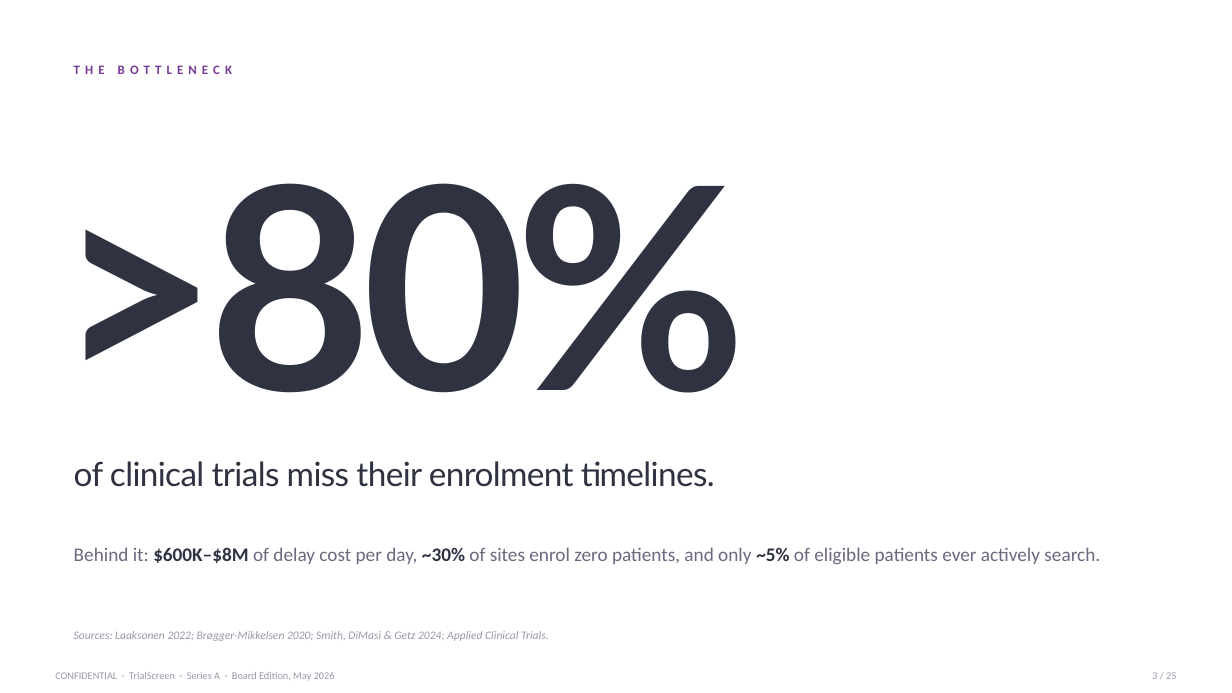
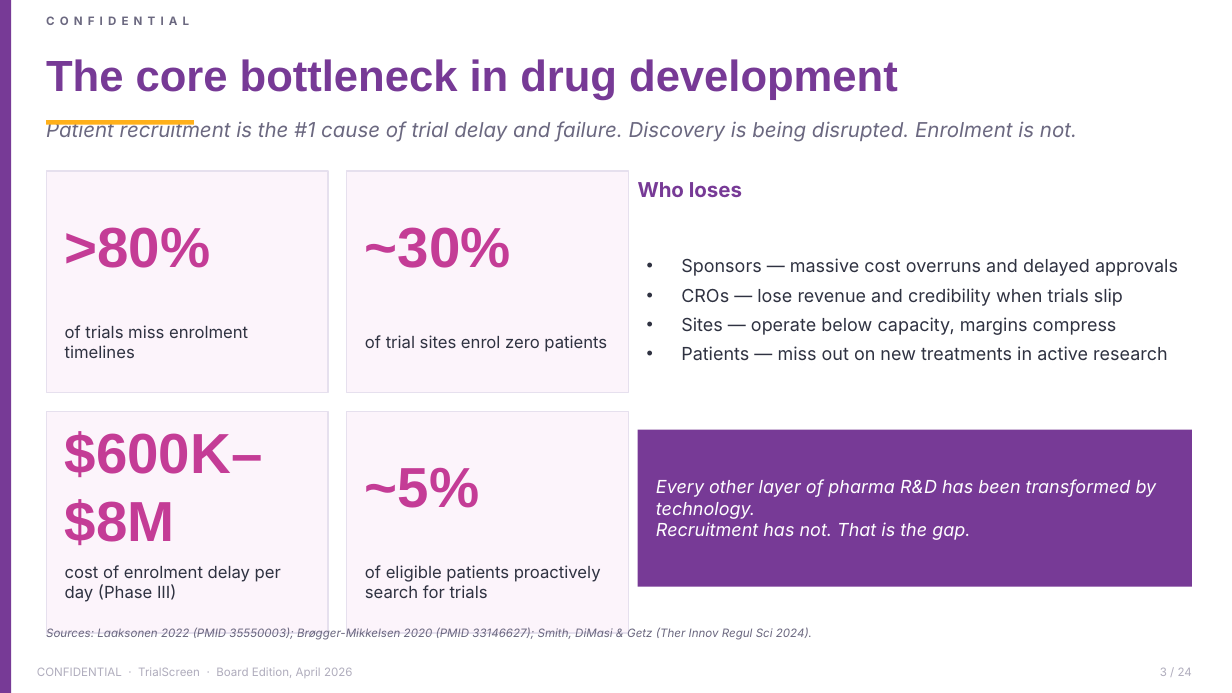
Before and after one commit to akamu47/trialscreen-board-pack, a slide deck: slide 3 of documents/TrialScreen_SeriesA_Deck.pptx. Drawn at 1232x693 pixels with LibreOffice and Linux fonts; fonts in the diff are those of the drawing. Boxes give left, top, right and bottom in pixels: in the first picture for what was removed or moved away, otherwise in the second. Text is boxed around its words. In the diff, an @@ line names an element or a change of style, - is before the commit and + after.

Commit message:
Series A deck v3: restore v1 density per Hugo, apply brand-guideline colours
Hugo preferred v1's dense scannable card style over the editorial v2 rebuild.
v3 takes v1 as the base and applies ONLY the authoritative brand corrections
from the official TrialScreen Brand Guidelines v250728:

- Ink #2F3241 replaces #1A1A2E for body text + dark cover (softer near-black)
- Hero Pink #C43C96 replaces #C22299 for magenta accents (correct brand hue)
- Logo Purple #62317D registered as a token
- 2 Mustard #FFB01A underscores added as subtle Client-palette warm accents
  (slide 3 bottleneck, slide 9 unit economics)
- 222 colour tokens rewritten across all slide XML

Structure + content + layouts are v1 unchanged. Card density preserved.
The editorial v2 (with prose replacing grids) is archived under _archive/
for reference if ever needed, along with the brand-corrected v2 from this
morning's session.

```diff
--- a/documents/TrialScreen_SeriesA_Deck.pptx
+++ b/documents/TrialScreen_SeriesA_Deck.pptx
@@ rectangle added at [0,0,11,693], fill #773A96 @@
@@ text added at [46,59,898,100], 34 pt, text #773A96, bold @@
+The core bottleneck in drug development
@@ text removed at [74,65,105,74] @@
-THE BOTTLENECK
@@ vertical alignment top to middle in 3 elements at [46,627,812,640], [65,325,248,358], [46,120,1077,142] @@
@@ text at [46,120,1077,142]: text changed; size 15 to 16 pt; font Calibri to Inter; italic on @@
-Behind it: $600K–$8M of delay cost per day, ~30% of sites enrol zero patients, and only ~5% of eligible patients ever actively search.
+Patient recruitment is the #1 cause of trial delay and failure. Discovery is being disrupted. Enrolment is not.
@@ rectangle added at [46,120,194,125], fill #FFB01A @@
@@ rectangle added at [46,171,328,393], fill #FCF4FB, outline #E6E0EE 1 pt @@
@@ rectangle added at [347,171,628,393], fill #FCF4FB, outline #E6E0EE 1 pt @@
@@ text ">80%": place and size @@
-text ">80%" at [55,183,746,393]
+text ">80%" at [65,227,211,268]
@@ text ">80%" at [65,227,211,268]: size 220 to 44 pt, font Lato to Arial, text colour #2F3241 to #C43C96, letter spacing -8 to 0 pt @@
@@ text added at [638,182,742,197], 16 pt, text #773A96, bold @@
+Who loses
@@ text added at [365,227,511,268], 44 pt, text #C43C96, bold @@
+~30%
@@ text added at [681,258,1178,361], 14 pt, text #2F3241 @@
+• Sponsors — massive cost overruns and delayed approvals
+• CROs — lose revenue and credibility when trials slip
+• Sites — operate below capacity, margins compress
+• Patients — miss out on new treatments in active research
@@ text at [65,325,248,358]: text changed; size 26 to 13 pt; font Lato to Inter @@
-of clinical trials miss their enrolment timelines.
+of trials miss enrolment timelines
@@ text added at [365,335,607,352], 13 pt, text #2F3241 @@
+of trial sites enrol zero patients
@@ rectangle added at [46,411,328,633], fill #FCF4FB, outline #E6E0EE 1 pt @@
@@ rectangle added at [347,411,628,633], fill #FCF4FB, outline #E6E0EE 1 pt @@
@@ text added at [65,431,263,545], 44 pt, text #C43C96, bold @@
+$600K–$8M
@@ rectangle added at [638,430,1192,587], fill #773A96 @@
@@ text added at [365,467,479,508], 44 pt, text #C43C96, bold @@
+~5%
@@ text added at [656,479,1157,540], 14 pt, text #FFFFFF, italic @@
+Every other layer of pharma R&D has been transformed by technology.
+Recruitment has not. That is the gap.
@@ text added at [65,565,281,602], 13 pt, text #2F3241 @@
+cost of enrolment delay per day (Phase III)
@@ text added at [365,565,601,598], 13 pt, text #2F3241 @@
+of eligible patients proactively search for trials
@@ text at [46,627,812,640]: text changed; font Calibri to Inter; text colour #9A98A8 to #6B6880 @@
-Sources: Laaksonen 2022; Brøgger-Mikkelsen 2020; Smith, DiMasi & Getz 2024; Applied Clinical Trials.
+Sources: Laaksonen 2022 (PMID 35550003); Brøgger-Mikkelsen 2020 (PMID 33146627); Smith, DiMasi & Getz (Ther Innov Regul Sci 2024).
@@ text added at [37,668,122,676], 9 pt, text #6B6880, bold @@
+CONFIDENTIAL
@@ text at [138,667,353,678]: text changed; size 8 to 9 pt; font Calibri to Inter; text colour #9A98A8 to #B0ADBD @@
-CONFIDENTIAL · TrialScreen · Series A · Board Edition, May 2026
+CONFIDENTIAL · TrialScreen · Board Edition, April 2026
@@ text at [1160,668,1192,676]: text changed; size 8 to 9 pt; font Calibri to Inter; text colour #9A98A8 to #B0ADBD @@
-3 / 25
+3 / 24
```
Also in this commit, not shown: 13 other slides changed, 11 slides added, 11 slides removed, 1 other file.
